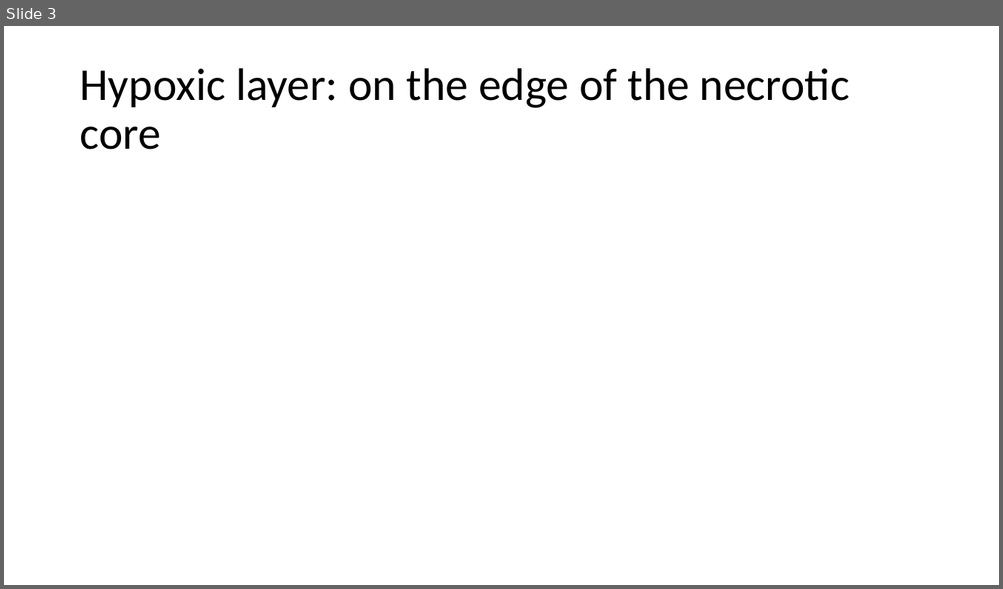
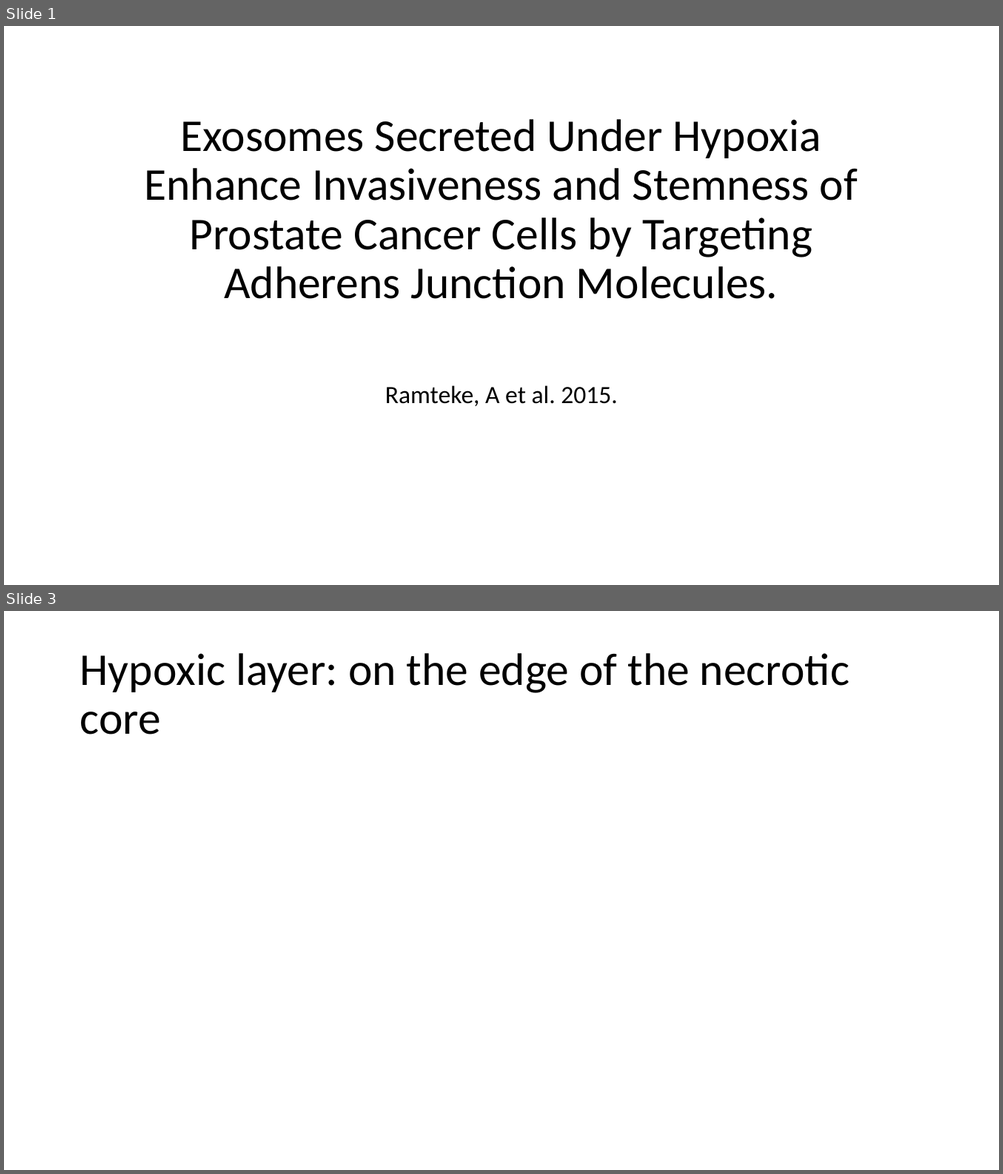
Before and after one commit to HarleyRobinson/Honours2, a slide deck: BackgroundInfo/JCslides.pptx. Shown one above the other, each under a label of ours: slide 3 before the commit, slides 1 and 3 after it; the slides between them are not shown. The pictures are 1003x589 and 1003x1174 pixels, drawn with LibreOffice and Linux fonts; fonts in the diff are those of the drawing. Boxes give left, top, right and bottom in pixels: in the first picture for what was removed or moved away, otherwise in the second. Text is boxed around its words. In the diff, an @@ line names an element or a change of style, - is before the commit and + after.

```diff
--- a/BackgroundInfo/JCslides.pptx
+++ b/BackgroundInfo/JCslides.pptx
@@ slide 1 added at box(4, 26, 999, 585), background #FFFFFF @@
@@ title added at box(144, 119, 857, 299), 44 pt, text #000000 @@
+Exosomes Secreted Under Hypoxia Enhance Invasiveness and Stemness of Prostate Cancer Cells by Targeting Adherens Junction Molecules.
@@ subtitle added at box(385, 386, 617, 406), 24 pt, text #000000 @@
+Ramteke, A et al. 2015.
```
Also in this commit, not shown: 1 slide changed, 1 slide removed, 3 other files.
